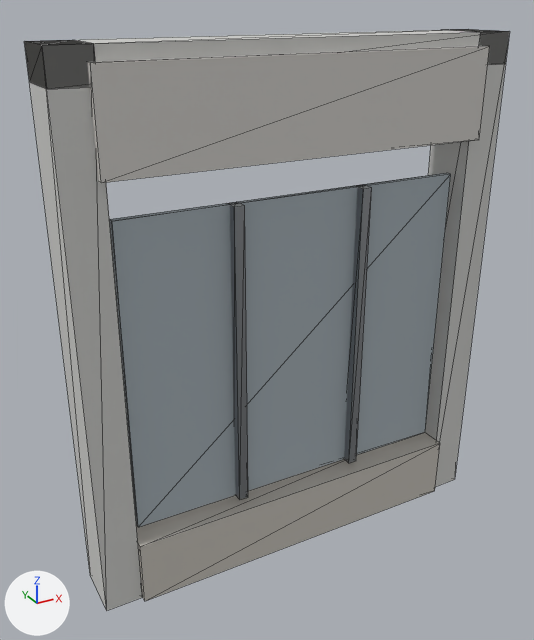
The glTF model public/models/facade/ground_shopfront.lod1.glb: old version first, new version second.
Both versions are drawn from a 50 mm camera at (-2.83, -4.51, 4.46) aimed at (-0.2, 0.28, 2.06). Every picture has the same lights, and +X, +Y and +Z are marked at lower left. The older version comes first. Mesh edges are drawn as thin lines. Where no turn or scale is listed for an object, it has been applied to the vertices. Vertices at exactly the same position are counted once.

Objects in the first picture: 'facade_ground_shopfront'.
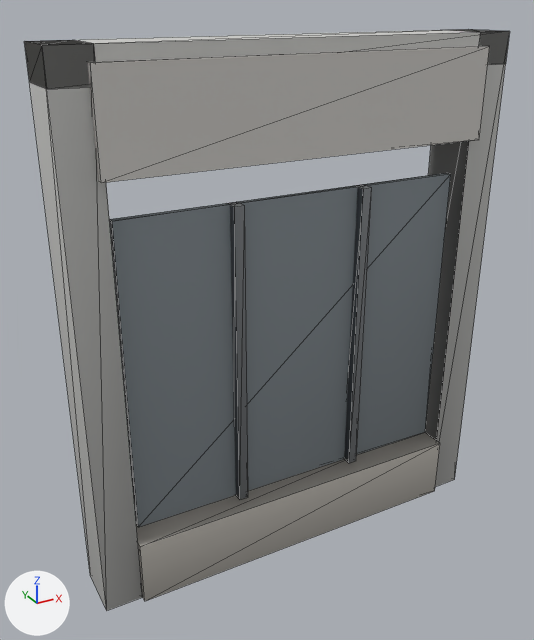
The change, as a list of edits to the scene's bpy script:
```text
Change mat_concrete_cast:
    where n0 = _N.new('ShaderNodeBsdfPrincipled'); n0.name = 'Principled BSDF'
    remove n0.inputs[0].default_value = (0.62, 0.62, 0.6, 1.0)  # 'Base Color', light grey #cececb
    add n2 = _N.new('ShaderNodeMix'); n2.name = 'Mix'
    add n2.data_type = 'RGBA'
    add n2.blend_type = 'MULTIPLY'
    add n2.inputs[0].default_value = 1.0  # 'Factor'
    add n2.inputs[7].default_value = (0.62, 0.62, 0.6, 1.0)  # 'B', light grey #cececb
    add n3 = _N.new('ShaderNodeVertexColor'); n3.name = 'Color Attribute'
    add _L.new(n2.outputs[2], n0.inputs[0])  # 'Result' to 'Base Color'
    add _L.new(n3.outputs[0], n2.inputs[6])  # 'Color' to 'A'
Change mat_timber_painted:
    where n0 = _N.new('ShaderNodeBsdfPrincipled'); n0.name = 'Principled BSDF'
    remove n0.inputs[0].default_value = (0.58, 0.55, 0.5, 1.0)  # 'Base Color', light grey #c8c4bc
    add n2 = _N.new('ShaderNodeMix'); n2.name = 'Mix'
    add n2.data_type = 'RGBA'
    add n2.blend_type = 'MULTIPLY'
    add n2.inputs[0].default_value = 1.0  # 'Factor'
    add n2.inputs[7].default_value = (0.58, 0.55, 0.5, 1.0)  # 'B', light grey #c8c4bc
    add n3 = _N.new('ShaderNodeVertexColor'); n3.name = 'Color Attribute'
    add _L.new(n2.outputs[2], n0.inputs[0])  # 'Result' to 'Base Color'
    add _L.new(n3.outputs[0], n2.inputs[6])  # 'Color' to 'A'
Change mat_glass_shop:
    where n0 = _N.new('ShaderNodeBsdfPrincipled'); n0.name = 'Principled BSDF'
    remove n0.inputs[0].default_value = (0.4, 0.46, 0.5, 1.0)  # 'Base Color', grey #aab5bc
    add n2 = _N.new('ShaderNodeMix'); n2.name = 'Mix'
    add n2.data_type = 'RGBA'
    add n2.blend_type = 'MULTIPLY'
    add n2.inputs[0].default_value = 1.0  # 'Factor'
    add n2.inputs[7].default_value = (0.4, 0.46, 0.5, 1.0)  # 'B', grey #aab5bc
    add n3 = _N.new('ShaderNodeVertexColor'); n3.name = 'Color Attribute'
    add _L.new(n2.outputs[2], n0.inputs[0])  # 'Result' to 'Base Color'
    add _L.new(n3.outputs[0], n2.inputs[6])  # 'Color' to 'A'
Change mat_metal_painted:
    where n0 = _N.new('ShaderNodeBsdfPrincipled'); n0.name = 'Principled BSDF'
    remove n0.inputs[0].default_value = (0.38, 0.4, 0.42, 1.0)  # 'Base Color', grey #a6aaad
    add n2 = _N.new('ShaderNodeMix'); n2.name = 'Mix'
    add n2.data_type = 'RGBA'
    add n2.blend_type = 'MULTIPLY'
    add n2.inputs[0].default_value = 1.0  # 'Factor'
    add n2.inputs[7].default_value = (0.38, 0.4, 0.42, 1.0)  # 'B', grey #a6aaad
    add n3 = _N.new('ShaderNodeVertexColor'); n3.name = 'Color Attribute'
    add _L.new(n2.outputs[2], n0.inputs[0])  # 'Result' to 'Base Color'
    add _L.new(n3.outputs[0], n2.inputs[6])  # 'Color' to 'A'
Change mat_plastic_signage:
    where n0 = _N.new('ShaderNodeBsdfPrincipled'); n0.name = 'Principled BSDF'
    remove n0.inputs[0].default_value = (0.65, 0.63, 0.6, 1.0)  # 'Base Color', light grey #d3d0cb
    add n2 = _N.new('ShaderNodeMix'); n2.name = 'Mix'
    add n2.data_type = 'RGBA'
    add n2.blend_type = 'MULTIPLY'
    add n2.inputs[0].default_value = 1.0  # 'Factor'
    add n2.inputs[7].default_value = (0.65, 0.63, 0.6, 1.0)  # 'B', light grey #d3d0cb
    add n3 = _N.new('ShaderNodeVertexColor'); n3.name = 'Color Attribute'
    add _L.new(n2.outputs[2], n0.inputs[0])  # 'Result' to 'Base Color'
    add _L.new(n3.outputs[0], n2.inputs[6])  # 'Color' to 'A'
Change me_facade_ground_shopfront:
    where me_facade_ground_shopfront.from_pydata(...)  # 60 vertices, 96 faces; spans x -1.8..1.8, y -0.26..0.26, z -2.1..2.1
    me_facade_ground_shopfront part 1
    me_facade_ground_shopfront.vertices[8].co: (1.8, 0.26, 2.1) -> (1.5, -0.2, -2.1)  # pixel (468, 29) -> not seen
    me_facade_ground_shopfront.vertices[9].co: (1.8, -0.2, 2.1) -> (1.8, -0.2, -2.1)  # pixel (509, 31) -> pixel (454, 479)
    me_facade_ground_shopfront.vertices[10].co: (1.5, -0.2, -2.1) -> (1.8, -0.2, 2.1)  # not seen -> pixel (509, 31)
    me_facade_ground_shopfront.vertices[11].co: (1.8, -0.2, -2.1) -> (1.5, -0.2, 2.1)  # pixel (454, 479) -> pixel (480, 32)
    me_facade_ground_shopfront.vertices[12].co: (1.5, -0.2, 2.1) -> (1.8, 0.26, -2.1)  # pixel (480, 32) -> not seen
    me_facade_ground_shopfront.vertices[13].co: (1.8, 0.26, -2.1) -> (1.5, 0.26, -2.1)
    me_facade_ground_shopfront.vertices[14].co: (1.5, 0.26, -2.1) -> (1.5, 0.26, 2.1)  # not seen -> pixel (440, 29)
    me_facade_ground_shopfront.vertices[15].co: (1.5, 0.26, 2.1) -> (1.8, 0.26, 2.1)  # pixel (440, 29) -> pixel (468, 29)
```

Boxes [x1, y1, x2, y2] around the edits, measured in the pictures (534 x 640 px; the box of a moved part takes in the faces that stretch with it):
'facade_ground_shopfront', recoloured, reshaped (darker)
    both: [24, 29, 510, 611]
part 1 of me_facade_ground_shopfront, moved or reshaped
    both: [30, 29, 510, 487]
